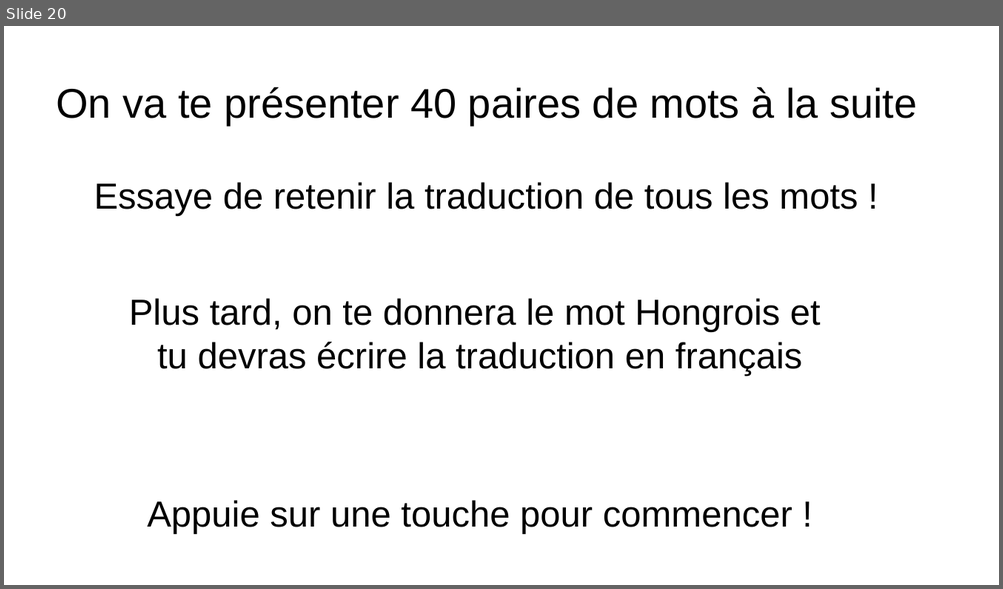
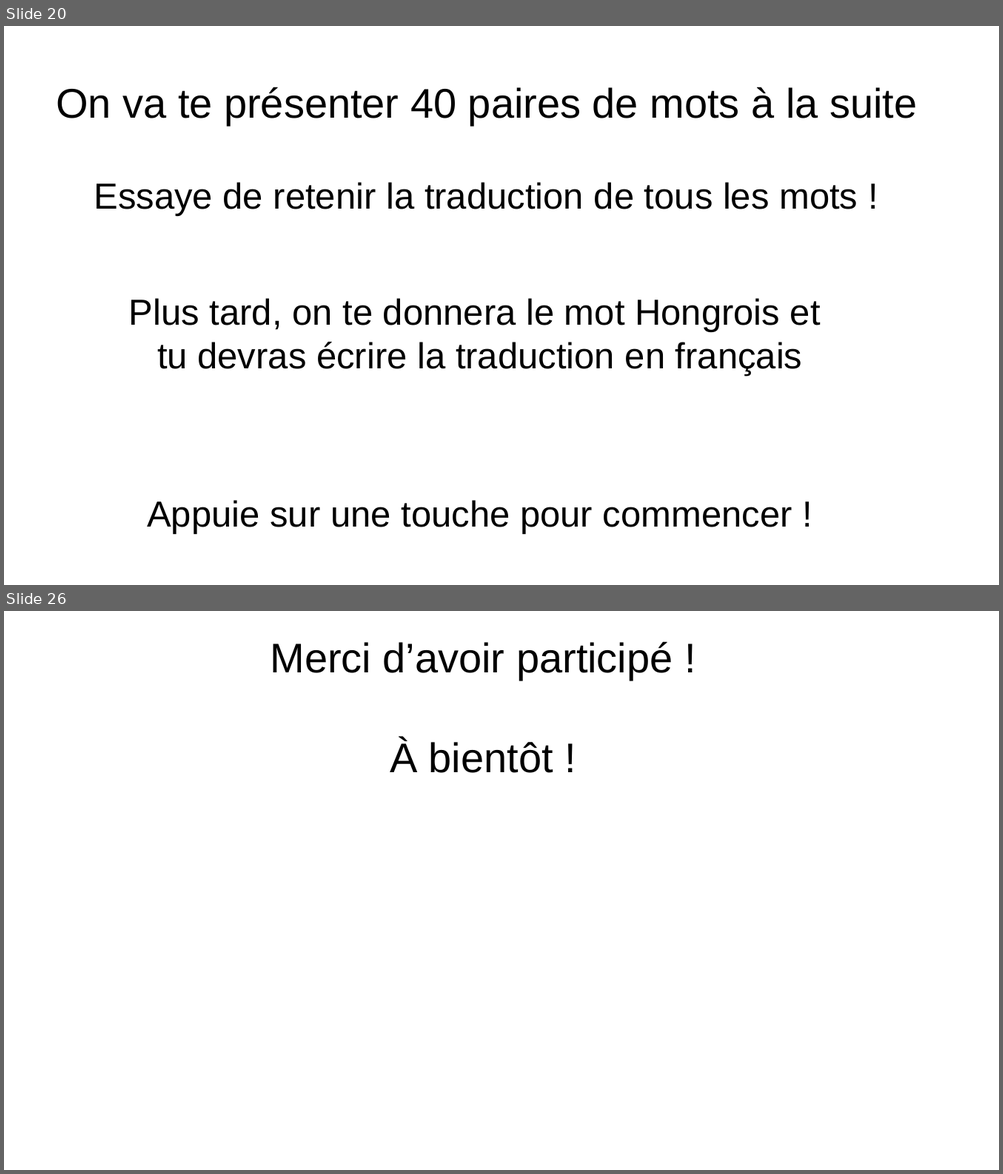
Before and after one commit to AlessandroCuozzo/Psycho, a slide deck: images/Images NEW.pptx. Shown one above the other, each under a label of ours: slide 20 before the commit, slides 20 and 26 after it; the slides between them are not shown. The pictures are 1003x589 and 1003x1174 pixels, drawn with LibreOffice and Linux fonts; fonts in the diff are those of the drawing. Boxes give left, top, right and bottom in pixels: in the first picture for what was removed or moved away, otherwise in the second. Text is boxed around its words. In the diff, an @@ line names an element or a change of style, - is before the commit and + after.

```diff
--- a/images/Images NEW.pptx
+++ b/images/Images NEW.pptx
@@ slide 26 added at <box>4,611,999,1170</box>, background #FFFFFF @@
@@ text added at <box>270,641,672,773</box>, 40 pt, text #000000 @@
+Merci d’avoir participé !
+À bientôt !
```
Also in this commit, not shown: 1 other slide added, 24 other files.
